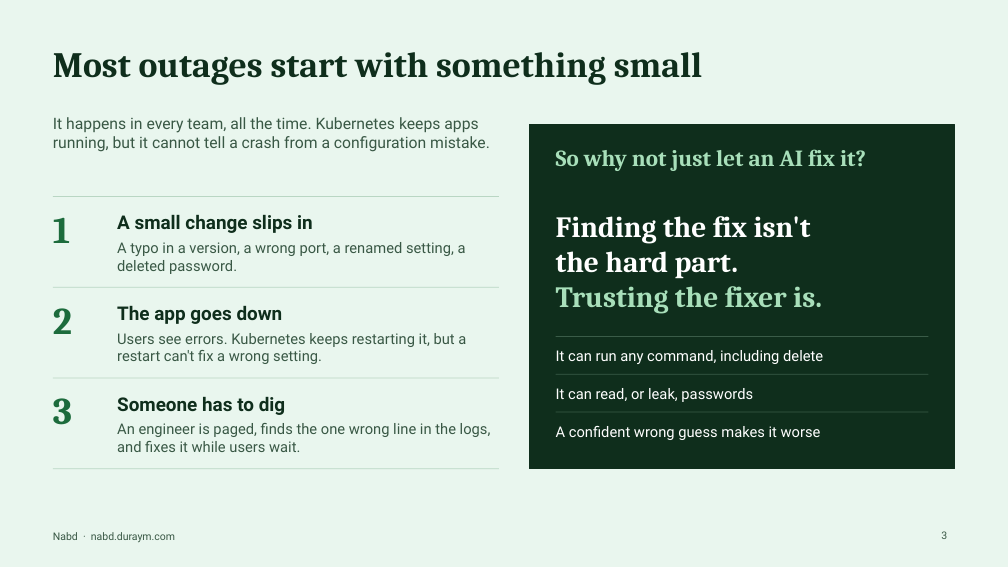
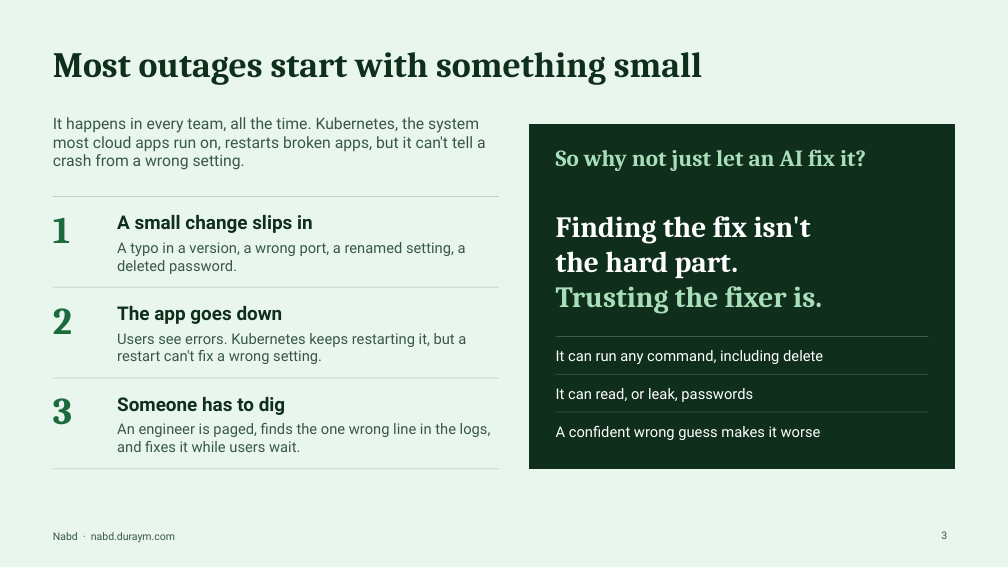
Before and after one commit to moaddreem/k8s-healing-agent, a slide deck: slide 3 of submission/Nabd-deck.pptx. Drawn at 1008x567 pixels with LibreOffice and Linux fonts; fonts in the diff are those of the drawing. Boxes give left, top, right and bottom in pixels: in the first picture for what was removed or moved away, otherwise in the second. Text is boxed around its words. In the diff, an @@ line names an element or a change of style, - is before the commit and + after.

```diff
--- a/submission/Nabd-deck.pptx
+++ b/submission/Nabd-deck.pptx
@@ text at [53,117,486,170]: text changed @@
-It happens in every team, all the time. Kubernetes keeps apps running, but it cannot tell a crash from a configuration mistake.
+It happens in every team, all the time. Kubernetes, the system most cloud apps run on, restarts broken apps, but it can't tell a crash from a wrong setting.
```
Also in this commit, not shown: 5 other slides changed, 2 other files.
